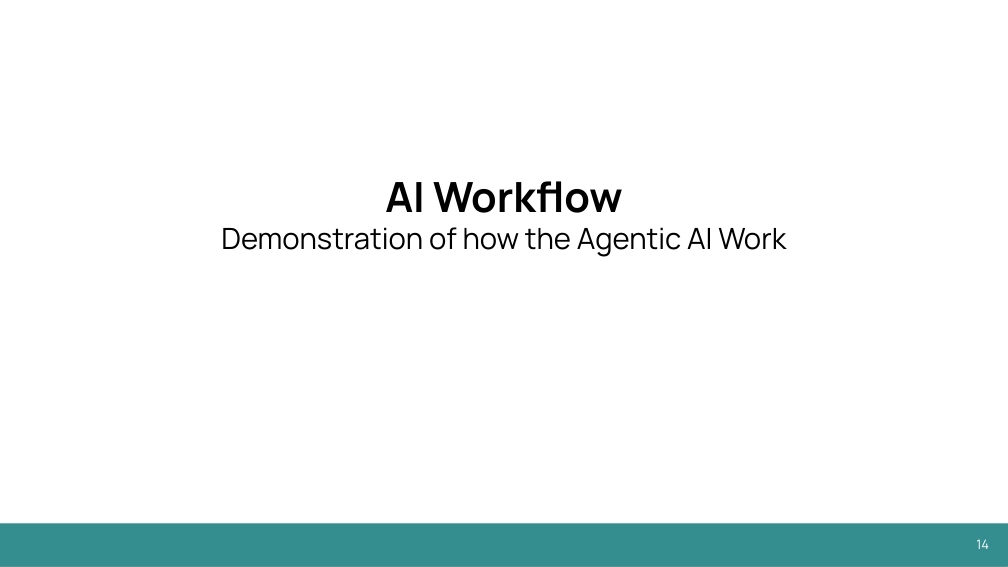
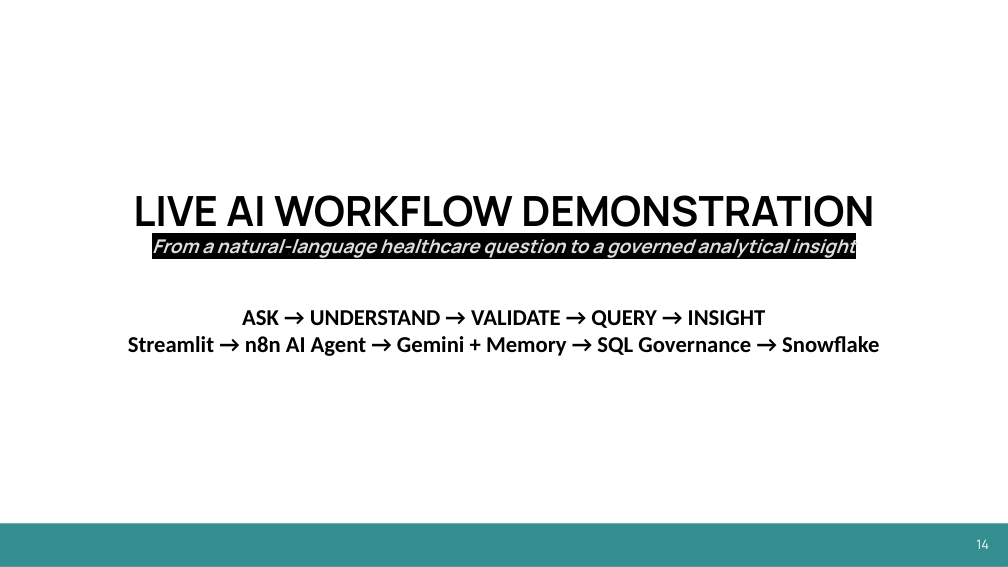
Before and after one commit to Shaan3213/AI-Healthcare-Analytics-Assistant, a slide deck: slide 14 of PPT/AI_Healthcare_Analyst_Agent_FinalPresentation.pptx. Drawn at 1008x567 pixels with LibreOffice and Linux fonts; fonts in the diff are those of the drawing. Boxes give left, top, right and bottom in pixels: in the first picture for what was removed or moved away, otherwise in the second. Text is boxed around its words. In the diff, an @@ line names an element or a change of style, - is before the commit and + after.

```diff
--- a/PPT/AI_Healthcare_Analyst_Agent_FinalPresentation.pptx
+++ b/PPT/AI_Healthcare_Analyst_Agent_FinalPresentation.pptx
@@ title at (128, 195, 879, 356): text changed; size 27.9 to 21.6 pt; font Manrope to Calibri; bold on @@
-AI Workflow
-Demonstration of how the Agentic AI Work
+LIVE AI WORKFLOW DEMONSTRATION
+From a natural-language healthcare question to a governed analytical insight
+ASK → UNDERSTAND → VALIDATE → QUERY → INSIGHT
+Streamlit → n8n AI Agent → Gemini + Memory → SQL Governance → Snowflake
```
Also in this commit, not shown: 4 other slides changed, 1 other file.
